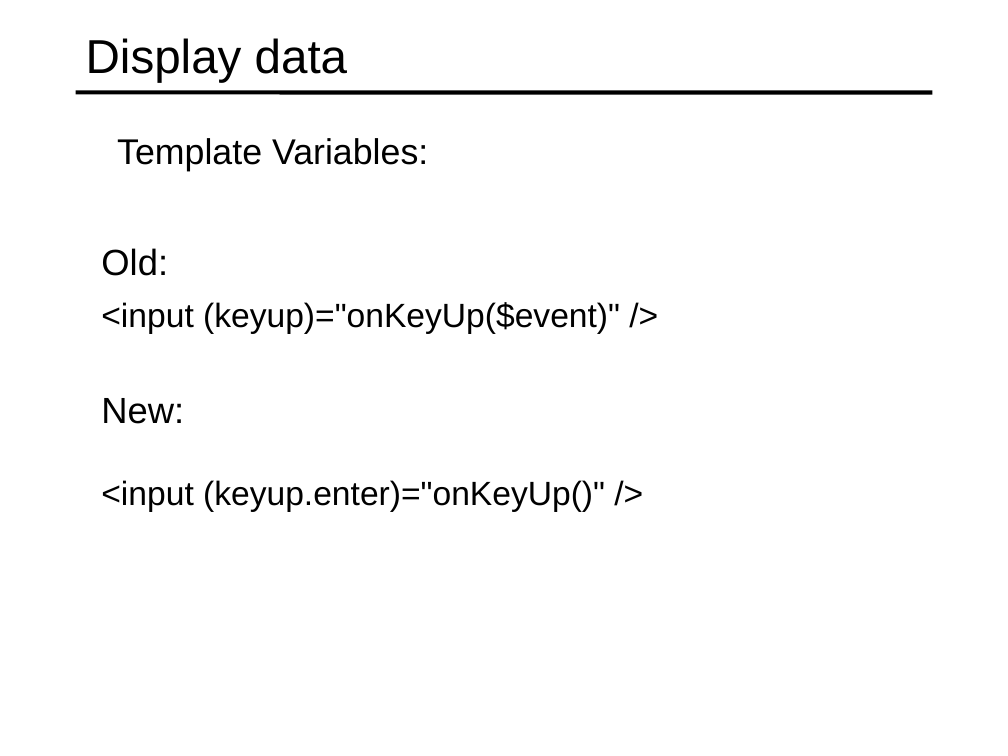
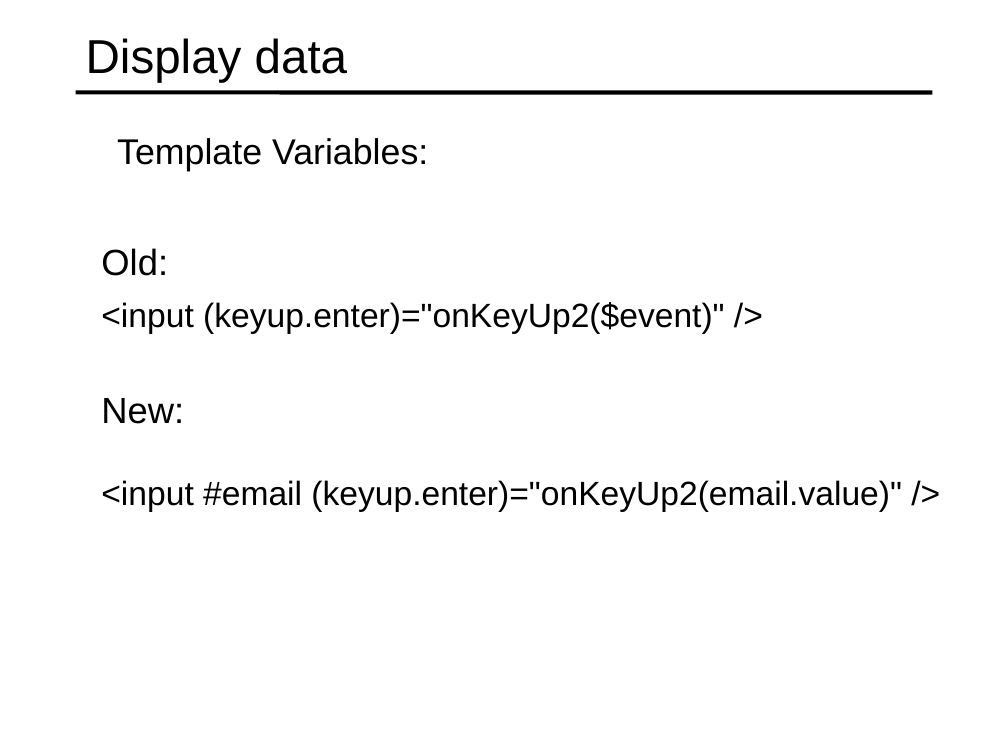
Before and after one commit to specter01wj/Jago_Link_Training, a slide deck: slide 12 of Angular/Angular7/Angular Advanced Course/Essentials/2.Displaying Data and Handling Events/L2_Displaying Data and Handling Events.ppt. Drawn at 1008x756 pixels with LibreOffice and Linux fonts; fonts in the diff are those of the drawing. Boxes give left, top, right and bottom in pixels: in the first picture for what was removed or moved away, otherwise in the second. Text is boxed around its words. In the diff, an @@ line names an element or a change of style, - is before the commit and + after.

Commit message:
09/05/2019 v1

```diff
--- a/Angular/Angular7/Angular Advanced Course/Essentials/2.Displaying Data and Handling Events/L2_Displaying Data and Handling Events.ppt
+++ b/Angular/Angular7/Angular Advanced Course/Essentials/2.Displaying Data and Handling Events/L2_Displaying Data and Handling Events.ppt
@@ text at box(101, 302, 724, 334): text changed @@
-  <input (keyup)="onKeyUp($event)" />
+  <input (keyup.enter)="onKeyUp2($event)" />
@@ text at box(101, 480, 902, 512): text changed @@
-  <input (keyup.enter)="onKeyUp()" />
+  <input #email (keyup.enter)="onKeyUp2(email.value)" />
```
